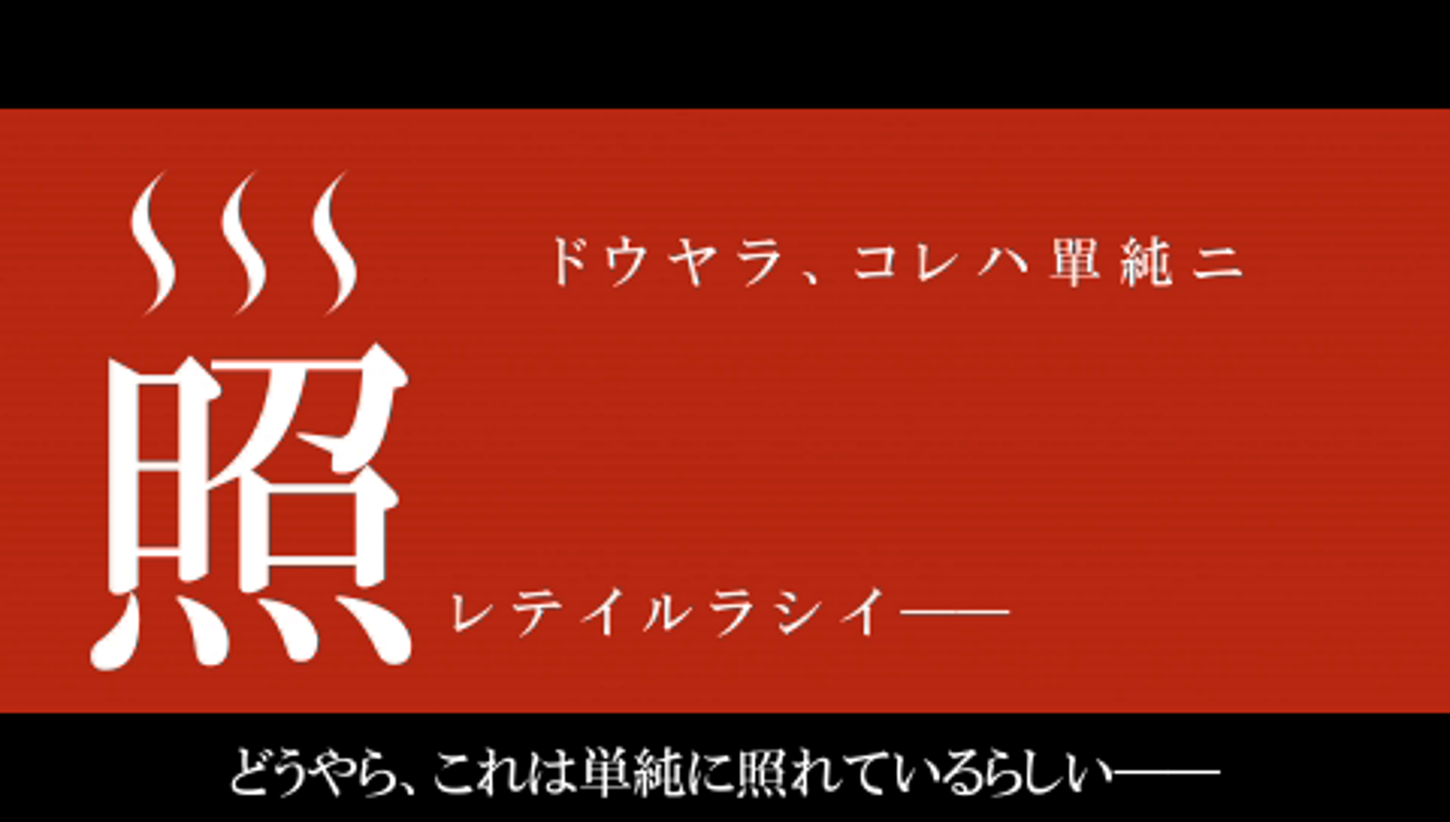
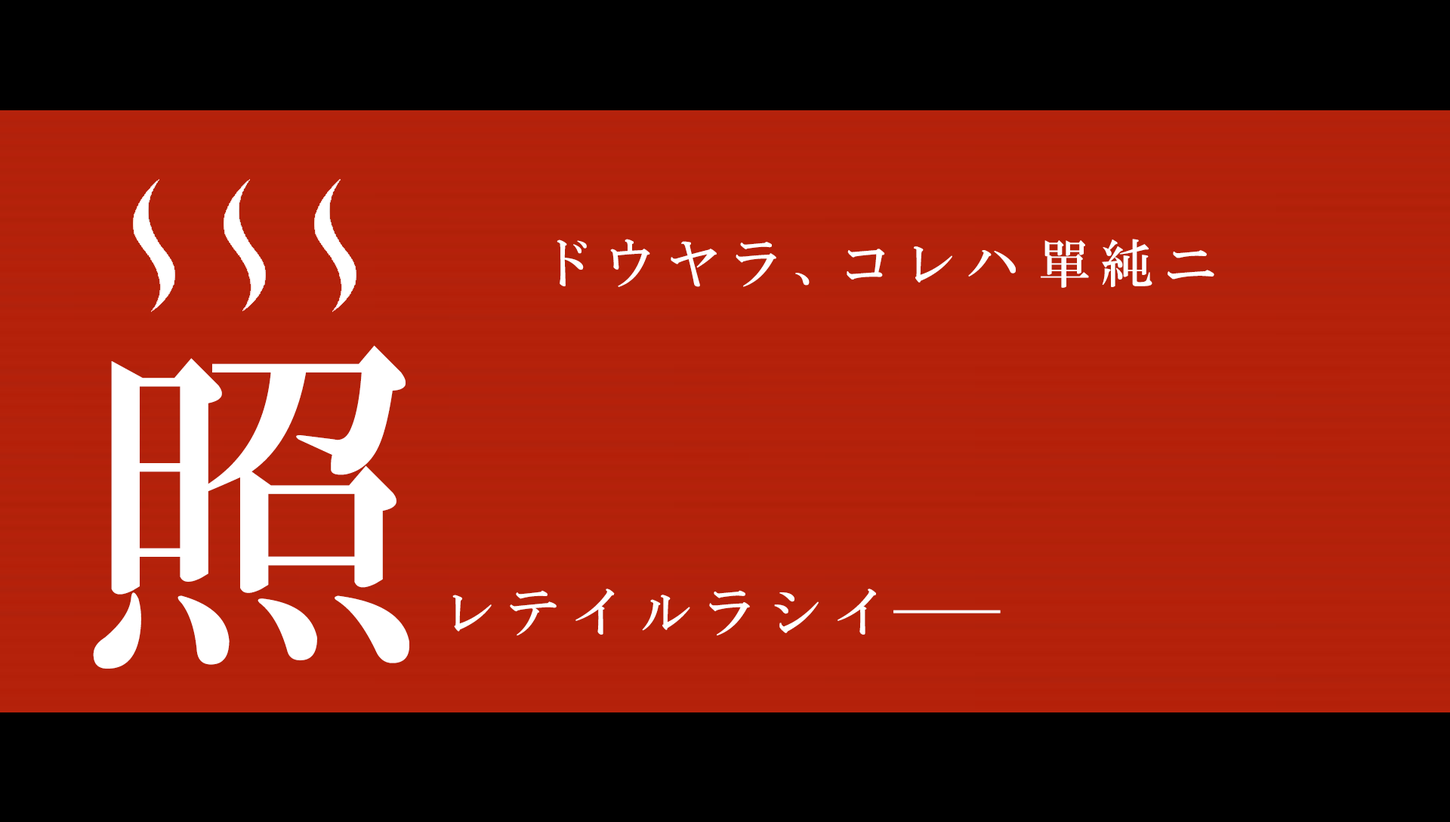
Layered file, before and after one edit (1450×822). Changes by layer:
added layer "Untitled" above "照" over left=132, top=178, right=357, bottom=312
added layer "照" above "レテイルラシイ-" over left=92, top=345, right=410, bottom=669
added layer "レテイルラシイ-" above "ドウヤラ、コレハ單純ニ" over left=452, top=588, right=1001, bottom=636
added layer "ドウヤラ、コレハ單純ニ" above "Layer 2" over left=556, top=238, right=1215, bottom=288
showed "Layer 2" over left=0, top=107, right=1450, bottom=799
